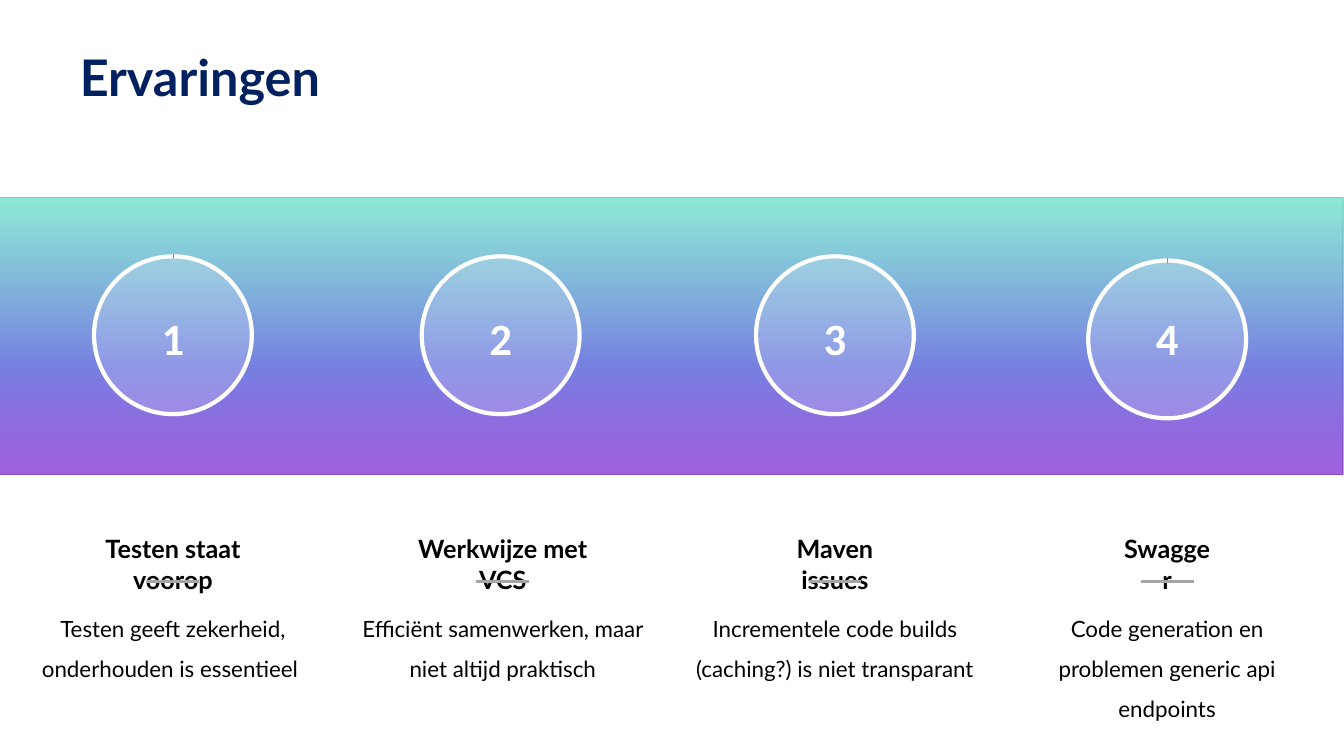
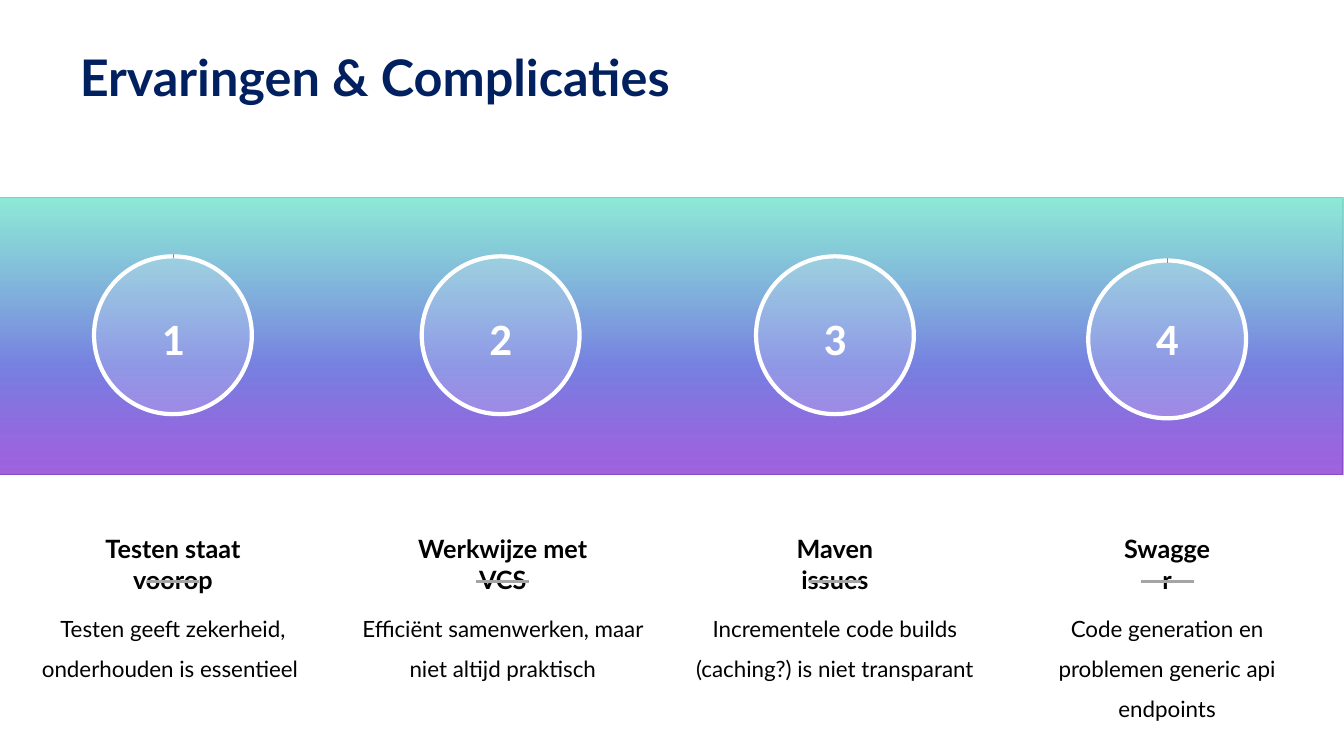
Before and after one commit to Z-Farook/Cloudsourced, a slide deck: slide 5 of final-presentation.pptx. Drawn at 1344x756 pixels with LibreOffice and Linux fonts; fonts in the diff are those of the drawing; grey boxes stand for pictures. Boxes give left, top, right and bottom in pixels: in the first picture for what was removed or moved away, otherwise in the second. Text is boxed around its words. In the diff, an @@ line names an element or a change of style, - is before the commit and + after.

```diff
--- a/final-presentation.pptx
+++ b/final-presentation.pptx
@@ text at box(80, 58, 670, 105): text changed @@
-Ervaringen
+Ervaringen & Complicaties
```
Also in this commit, not shown: 4 other slides changed, 3 slides added, 5 slides removed.
